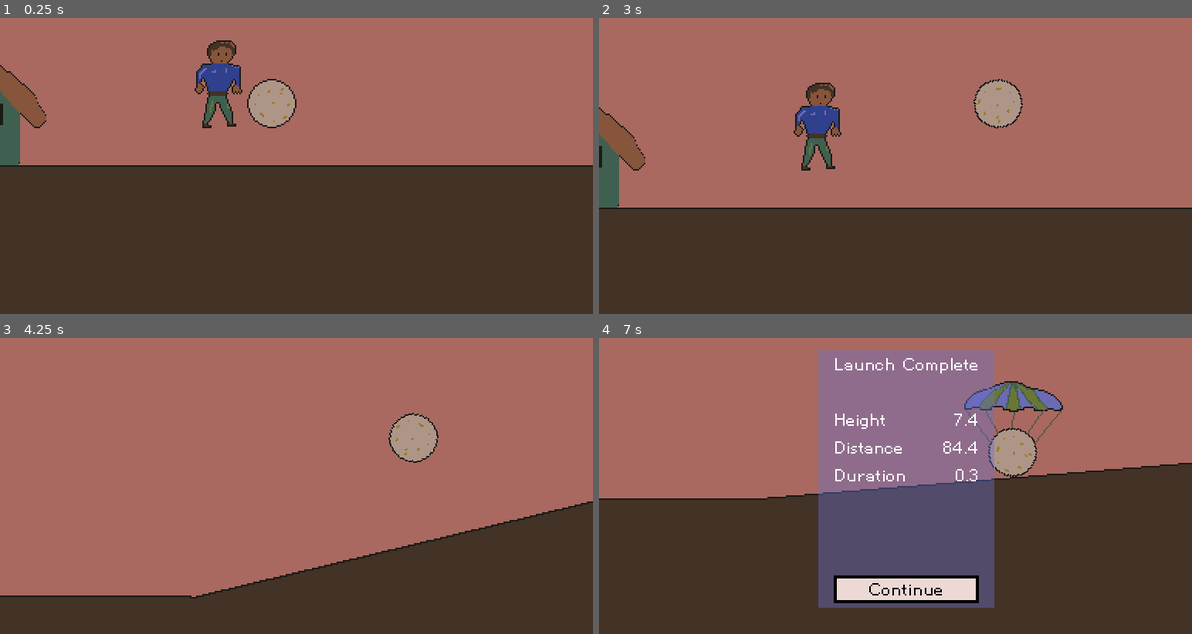
Above: before the commit, frames 1-4 (two rows, left to right).
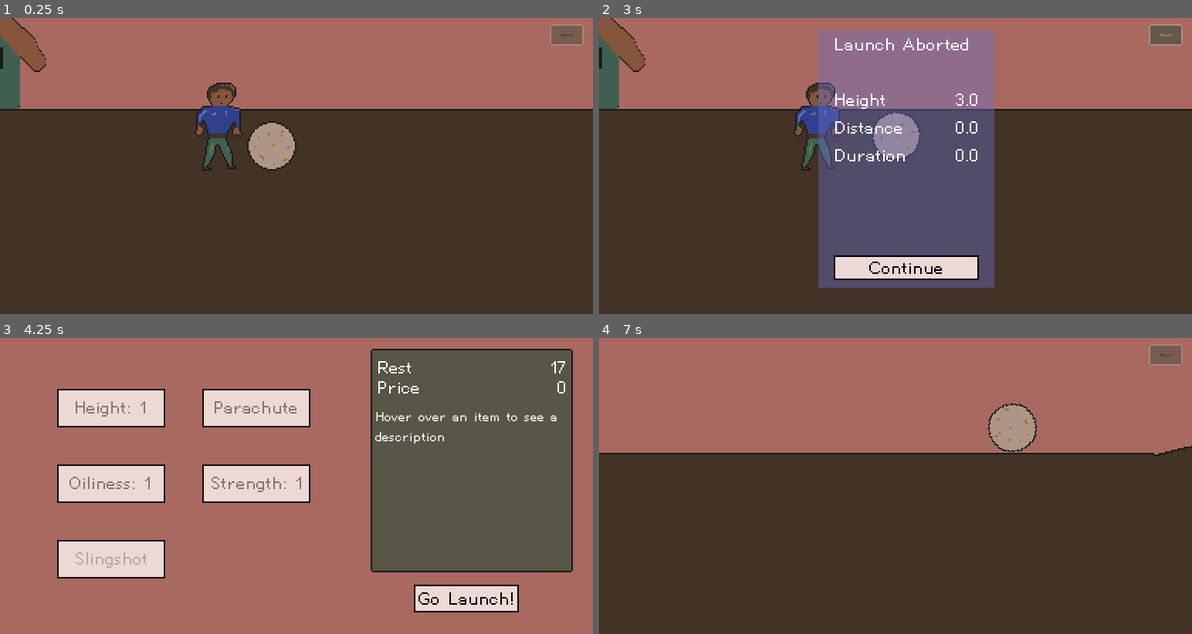
Above: after the commit, the same moments.

Repository: nolenroyalty/sisyphus-needs-a-nap
Game: Godot game, scene res://Flight/Flight.tscn
Same seed, same stepped clock (60 frames per second), same inputs: the game is played once before the commit and once after it.
Inputs (mouse positions are in pixels of both pictures, inside the frame that each line leads up to):
- Up to frame 1 (0.25 s): no input
- Up to frame 2 (3 s): click (1168, 35) at 0.5 s, where only the run after the commit has a clickable "Abort"; click (1168, 35) at 1.25 s, where only the run after the commit has a clickable "Abort"; click (1168, 35) at 2 s, where only the run after the commit has a clickable "Abort"; tap Enter (launch_boulder, bound only before the commit) at 2.75 s; move the mouse to (871, 103) at 2.77 s; tap Space (launch_boulder, bound only after the commit) at 2.85 s; click (871, 103) at 2.92 s
- Up to frame 3 (4.25 s): tap Enter (launch_boulder, bound only before the commit) at 3.05 s; click (308, 586) at 3.5 s, where only the run after the commit has a clickable "Continue"
- Up to frame 4 (7 s): click (1067, 598) at 4.25 s, where only the run after the commit has a clickable "Go Launch!"; move the mouse to (776, 500) at 5.02 s; tap Enter (launch_boulder, bound only before the commit) at 5.1, 6.05 s; click (776, 500) at 5.17 s; tap Space (launch_boulder, bound only after the commit) at 5.3, 6.6 s; move the mouse to (954, 420) at 5.77 s; tap 1 (deploy_parachute) at 5.85 s; click (954, 420) at 5.92 s; move the mouse to (865, 545) at 6.52 s; click (865, 545) at 6.67 s

The runs differ from the first frame. In frame 1, 23% of the frame differs, in the area x 0-100%, y 0-52%; in frame 2, 51%; in frame 3, 56%, in the area x 0-100%, y 3-100%; in frame 4, 36%.

Commit message:
add ability to abort, tweak balance

Diff:
--- a/Flight/Flight.gd
+++ b/Flight/Flight.gd
@@ -2,7 +2,7 @@
 
 
 export var GRAVITY = 120
-export var MAX_GRAVITY = 200
+export var MAX_GRAVITY = 300
 export var BOUNCE_PENALTY = 0.2
 
 export var BACKWARDS_ROLL_SPEED = 1.0
@@ -55,14 +55,24 @@
 
 func calculate_starting_velocity():
 	var starting_velocity = DEFAULT_STARTING_VELOCITY
-	var s = State.strength_level
-	while s:
-		starting_velocity *= STRENGTH_INCREASE_FACTOR
-		s -= 1
+	var multiplier = 1
+	match State.strength_level:
+		1: multiplier = 1.5
+		2: multiplier = 1.9
+		3: multiplier = 2.3
+		_:
+			print("Unknown strength level %d" % State.strength_level)
+
+	starting_velocity *= multiplier
 	return starting_velocity
 
 func set_positions_for_current_block_height():
-	var platform_offset = 64 * State.block_height
+	var b = State.block_height
+	var platform_offset = 0
+	while b > 0:
+		platform_offset += 21
+		if b % 3 == 0: platform_offset += 1
+		b -= 1
 	boulder.position.y -= platform_offset
 	player.position.y -= platform_offset
 
@@ -74,18 +84,26 @@
 	print("exited cave")
 	in_cave = false
 
-func update_state_for_testing():
-	if true:
-		State.has_slingshot = true
-		State.has_parachute = true
-		State.strength_level = 1
-		State.block_height = 1
+func freeze_and_display_scores(aborted):
+	scoreScreen.set_title(aborted)
+	launch_state = LAUNCH_STATE.FROZEN
+	scoreScreen.tween_scores(flightscore.max_height(),
+	 flightscore.max_distance(),
+	 flightscore.duration())
+	scoreScreen.visible = true
+	flightscore.reset_scores(boulder)
+	boulder.stop_animating()
+	State.launch_day += 1
+
+func handle_abort():
+	if launch_state != LAUNCH_STATE.LAUNCHED: return
+	freeze_and_display_scores(true)
 
 func _ready():
-	update_state_for_testing()
 	flightscore = FlightScore.new(boulder)
 	var _ignore = scoreScreen.connect("continue_pressed", self, "continue_pressed")
 	_ignore = bottom_bar.connect("parachute_deployed_via_click", self, "try_to_deploy_parachute_from_bottom_bar")
+	_ignore = bottom_bar.connect("abort_clicked", self, "handle_abort")
 	_ignore = boulder.connect("boulder_clicked", self, "handle_boulder_clicked")
 	# Make it easy to move the boulder around for testing purposes and then snap it
 	# back to where it needs to be when we aren't testing
@@ -146,12 +164,6 @@
 	# Reduce y a little bit no matter what, and by some extra, so that the ball doesn't feel
 	# too bouncey
 	velocity.y *= (1 - bounce_penalty)
-	# velocity.x *= (1 - x_bounce_penalty)
-
-	# if velocity.y < 0:
-	# 	# This can result in us bouncing more quickly in the cave when we are falling
-	# 	# so we skip it when y is negative.
-	# 	velocity.y *= (1 + y_bounce_bonus)
 
 func handle_boulder_clicked(vector_from_click_to_boulder_center):
 	if launch_state != LAUNCH_STATE.LAUNCHED:
@@ -300,12 +312,6 @@
 		reset_superbounce_state()
 
 		if should_freeze_after_this_bounce():
-			launch_state = LAUNCH_STATE.FROZEN
-			scoreScreen.tween_scores(flightscore.max_height(),
-			 flightscore.max_distance(),
-			 flightscore.duration())
-			scoreScreen.visible = true
-			flightscore.reset_scores(boulder)
-			boulder.stop_animating()
+			freeze_and_display_scores(false)
 	else:
 		apply_gravity(delta)
--- a/Flight/Flight.tscn
+++ b/Flight/Flight.tscn
@@ -201,7 +201,7 @@
 color = Color( 0.262745, 0.196078, 0.14902, 1 )
 
 [node name="ColorRect7" type="ColorRect" parent="Filler"]
-margin_left = 2960.0
+margin_left = 2958.0
 margin_top = 102.0
 margin_right = 13451.0
 margin_bottom = 1218.0
--- a/Shop/Config.gd
+++ b/Shop/Config.gd
@@ -2,24 +2,22 @@
 
 enum ITEM { BLOCK = 1, PARACHUTE = 2, OIL = 3, STRENGTH = 4, SLINGSHOT = 5}
 
-const MAX_BLOCK_HEIGHT = 10
+const MAX_BLOCK_HEIGHT = 9
 const MAX_OIL_LEVEL = 3
-const MAX_STRENGTH_LEVEL = 10
+const MAX_STRENGTH_LEVEL = 3
 
 static func next_block_cost():
 	# Learn to fly has each level approximately double, but with substantial jitter
 	# so that this isn't super obvious
 	match State.block_height:
-		0: return 50
-		1: return 75
-		2: return 160
-		3: return 350
-		4: return 750
-		5: return 1500
-		6: return 2000
-		7: return 3500
-		8: return 5000
-		9: return 6500
+		0: return 60
+		1: return 90
+		2: return 150
+		3: return 300
+		4: return 400
+		5: return 500
+		6: return 675
+		9: return 850
 		_:
 			print("unexpected current block height")
 			return 0
@@ -27,28 +25,45 @@
 static func next_strength_cost():
 	# We should update these numbers to diverge from block cost
 	match State.strength_level:
-		0: return 50
-		1: return 75
-		2: return 160
-		3: return 350
-		4: return 750
-		5: return 1500
-		6: return 2000
-		7: return 3500
-		8: return 5000
-		9: return 6500
+		0: return 100
+		1: return 450
+		2: return 1050
 		_:
 			print("unexpected current strength")
 			return 0
 
 static func next_oil_cost():
 	match State.oil_level:
-		0: return 30
-		1: return 300
-		2: return 2500
+		0: return 40
+		1: return 250
+		2: return 500
 		_:
 			print("unexpected current oil level")
 			return 0
+
+static func next_oil_description():
+	match State.oil_level:
+		0: return "Don't lose any speed on your first bounce"
+		1: return "Don't lose any speed on your first 2 bounces"
+		2: return "Don't lose any speed on your first 3 bounces"
+		_:
+			print("unexpected current oil level")
+			return "Oiliness: 0"
+
+static func description(kind) -> String:
+	match kind:
+		ITEM.BLOCK:
+			return "Launching the boulder from a higher height means it goes farther, right?"
+		ITEM.PARACHUTE:
+			return "Deploy with '1'.  Slows your descent but reduces your speed."
+		ITEM.OIL:
+			return next_oil_description()
+		ITEM.STRENGTH:
+			return "Get a little more swole and hit the boulder even farther"
+		ITEM.SLINGSHOT:
+			return "Click on the boulder to use. Allows you adjust the trajectory of the boulder slightly while it's in flight.  Comes with 4 shots."
+		_:
+			return "unknown"
 
 static func max_level (kind) -> int:
 	match kind:
@@ -81,7 +96,7 @@
 	return 250
 
 static func slingshot_cost():
-	return 250
+	return 500
 
 static func cost(kind) -> int:
 	match kind:
--- a/Shop/PurchaseButton.gd
+++ b/Shop/PurchaseButton.gd
@@ -3,13 +3,14 @@
 class_name PurchaseButton
 
 signal purchased
-signal hovered(cost)
-signal unhovered(cost)
+signal hovered(cost, description)
+signal unhovered
 const Config = preload("res://Shop/Config.gd")
 export(String, "Block", "Parachute", "Oil", "Strength", "Slingshot") var KIND
 
 var kind = null
 var current_cost = 0
+var current_description = ""
 
 func get_class():
 	return "PurchaseButton"
@@ -25,6 +26,7 @@
 	disabled = not Config.can_purchase(kind)
 	set_current_name()
 	set_current_cost()
+	current_description = Config.description(kind)
 
 func purchase():
 	var purchased = Config.purchase(kind)
@@ -44,10 +46,10 @@
 		_: assert(false, "Invalid kind: %s" % KIND)
 
 func hover():
-	emit_signal("hovered", current_cost)
+	emit_signal("hovered", current_cost, current_description)
 
 func unhover():
-	emit_signal("unhovered", 0)
+	emit_signal("unhovered")
 
 func _ready():
 	determine_kind()
--- a/Shop/Shop.gd
+++ b/Shop/Shop.gd
@@ -1,15 +1,22 @@
 extends Node2D
 
-onready var rest_label : Label = $Control/RestAndPrice/R/Rest
-onready var price_label : Label = $Control/RestAndPrice/P/Price
-onready var launch_button : Button = $Control/Launch
-onready var grid = $Control/Grid
+onready var rest_label : Label = $Info/RestAndPrice/R/Rest
+onready var price_label : Label = $Info/RestAndPrice/P/Price
+onready var launch_button : Button = $Launch
+onready var grid = $Grid
+onready var description_label : Label = $Info/Description
 
 func set_current_rest():
 	rest_label.text = "%d" % State.rest
 
-func set_current_price(price):
+func set_price_and_description(price, d):
 	price_label.text = "%d" % price
+	description_label.text = d
+
+func hovered(price, d): set_price_and_description(price, d)
+
+func unhovered():
+	set_price_and_description(0, "Hover over an item to see a description")
 
 func launch_pressed():
 	SceneChange.set_scene(SceneChange.SCENE_FLIGHT)
@@ -32,5 +39,5 @@
 
 	for button in buttons():
 		_ignore = button.connect("purchased", self, "purchased")
-		_ignore = button.connect("hovered", self, "set_current_price")
-		_ignore = button.connect("unhovered", self, "set_current_price")
+		_ignore = button.connect("hovered", self, "hovered")
+		_ignore = button.connect("unhovered", self, "unhovered")
--- a/Shop/Shop.tscn
+++ b/Shop/Shop.tscn
@@ -1,140 +1,145 @@
-[gd_scene load_steps=5 format=2]
+[gd_scene load_steps=8 format=2]
 
 [ext_resource path="res://Shop/Shop.gd" type="Script" id=1]
 [ext_resource path="res://Themes/Default.tres" type="Theme" id=2]
 [ext_resource path="res://Shop/PurchaseButton.tscn" type="PackedScene" id=3]
 [ext_resource path="res://Shop/PurchaseButton.gd" type="Script" id=4]
+[ext_resource path="res://Fonts/HelvetiPixel.ttf" type="DynamicFontData" id=5]
+[ext_resource path="res://Util/InfoBox.tscn" type="PackedScene" id=6]
+
+[sub_resource type="DynamicFont" id=1]
+size = 12
+font_data = ExtResource( 5 )
 
 [node name="ShopRoot" type="Node2D"]
 script = ExtResource( 1 )
 
-[node name="Control" type="Control" parent="."]
-margin_right = 384.0
-margin_bottom = 192.0
-size_flags_horizontal = 3
-size_flags_vertical = 3
+[node name="Launch" type="Button" parent="."]
+anchor_left = 1.0
+anchor_top = 1.0
+anchor_right = 1.0
+anchor_bottom = 1.0
+margin_left = 268.0
+margin_top = 160.0
+margin_right = 336.0
+margin_bottom = 178.0
 theme = ExtResource( 2 )
+text = "Go Launch!"
 
-[node name="RestAndPrice" type="VBoxContainer" parent="Control"]
-margin_left = 45.0
-margin_top = 15.0
-margin_right = 116.0
-margin_bottom = 42.0
+[node name="Grid" type="GridContainer" parent="."]
+anchor_right = 1.0
+anchor_bottom = 1.0
+margin_left = 37.0
+margin_top = 9.0
+margin_right = 201.0
+margin_bottom = 180.0
+custom_constants/vseparation = 24
+custom_constants/hseparation = 24
+columns = 2
+
+[node name="Spacer3" type="Control" parent="Grid"]
+margin_right = 70.0
+
+[node name="Spacer4" type="Control" parent="Grid"]
+margin_left = 94.0
+margin_right = 164.0
+
+[node name="Height" parent="Grid" instance=ExtResource( 3 )]
+margin_top = 24.0
+margin_right = 70.0
+margin_bottom = 49.0
+text = "Height"
+
+[node name="Parachute" parent="Grid" instance=ExtResource( 3 )]
+margin_left = 94.0
+margin_top = 24.0
+margin_right = 164.0
+margin_bottom = 49.0
+text = "Parachute"
+KIND = "Parachute"
+
+[node name="Oil" parent="Grid" instance=ExtResource( 3 )]
+margin_top = 73.0
+margin_right = 70.0
+margin_bottom = 98.0
+text = "Oil"
+KIND = "Oil"
+
+[node name="Strength" parent="Grid" instance=ExtResource( 3 )]
+margin_left = 94.0
+margin_top = 73.0
+margin_right = 164.0
+margin_bottom = 98.0
+text = "Strength"
+KIND = "Strength"
+
+[node name="PurchaseButton" type="Button" parent="Grid"]
+margin_top = 122.0
+margin_right = 70.0
+margin_bottom = 147.0
+rect_min_size = Vector2( 70, 25 )
+focus_mode = 0
+theme = ExtResource( 2 )
+enabled_focus_mode = 0
+text = "Slingshot"
+script = ExtResource( 4 )
+KIND = "Slingshot"
+
+[node name="Info" parent="." instance=ExtResource( 6 )]
+margin_left = 240.0
+margin_top = 7.0
+margin_right = 371.0
+margin_bottom = 152.0
+
+[node name="RestAndPrice" type="VBoxContainer" parent="Info"]
+margin_left = 4.0
+margin_top = 5.0
+margin_right = 127.0
+margin_bottom = 32.0
 custom_constants/separation = -1
 
-[node name="R" type="HBoxContainer" parent="Control/RestAndPrice"]
-margin_right = 71.0
+[node name="R" type="HBoxContainer" parent="Info/RestAndPrice"]
+margin_right = 123.0
 margin_bottom = 14.0
 
-[node name="Name" type="Label" parent="Control/RestAndPrice/R"]
+[node name="Name" type="Label" parent="Info/RestAndPrice/R"]
 margin_right = 23.0
 margin_bottom = 14.0
 text = "Rest"
 
-[node name="Rest" type="Label" parent="Control/RestAndPrice/R"]
+[node name="Rest" type="Label" parent="Info/RestAndPrice/R"]
 margin_left = 27.0
-margin_right = 71.0
+margin_right = 123.0
 margin_bottom = 14.0
 grow_horizontal = 0
 size_flags_horizontal = 3
 text = "755"
 align = 2
 
-[node name="P" type="HBoxContainer" parent="Control/RestAndPrice"]
+[node name="P" type="HBoxContainer" parent="Info/RestAndPrice"]
 margin_top = 13.0
-margin_right = 71.0
+margin_right = 123.0
 margin_bottom = 27.0
 
-[node name="Name" type="Label" parent="Control/RestAndPrice/P"]
+[node name="Name" type="Label" parent="Info/RestAndPrice/P"]
 margin_right = 28.0
 margin_bottom = 14.0
 text = "Price"
 
-[node name="Price" type="Label" parent="Control/RestAndPrice/P"]
+[node name="Price" type="Label" parent="Info/RestAndPrice/P"]
 margin_left = 32.0
-margin_right = 71.0
+margin_right = 123.0
 margin_bottom = 14.0
 grow_horizontal = 0
 size_flags_horizontal = 3
 text = "0"
 align = 2
 
-[node name="Grid" type="GridContainer" parent="Control"]
-anchor_right = 1.0
-anchor_bottom = 1.0
-margin_left = 45.0
-margin_top = 15.0
-margin_right = -50.0
-margin_bottom = -29.0
-custom_constants/vseparation = 24
-custom_constants/hseparation = 24
-columns = 2
-
-[node name="Spacer" type="Control" parent="Control/Grid"]
-margin_right = 70.0
-
-[node name="Spacer2" type="Control" parent="Control/Grid"]
-margin_left = 94.0
-margin_right = 164.0
-
-[node name="Spacer3" type="Control" parent="Control/Grid"]
-margin_top = 24.0
-margin_right = 70.0
-margin_bottom = 24.0
-
-[node name="Spacer4" type="Control" parent="Control/Grid"]
-margin_left = 94.0
-margin_top = 24.0
-margin_right = 164.0
-margin_bottom = 24.0
-
-[node name="Height" parent="Control/Grid" instance=ExtResource( 3 )]
-margin_top = 48.0
-margin_right = 70.0
-margin_bottom = 73.0
-text = "Height"
-
-[node name="Parachute" parent="Control/Grid" instance=ExtResource( 3 )]
-margin_left = 94.0
-margin_top = 48.0
-margin_right = 164.0
-margin_bottom = 73.0
-text = "Parachute"
-KIND = "Parachute"
-
-[node name="Oil" parent="Control/Grid" instance=ExtResource( 3 )]
-margin_top = 97.0
-margin_right = 70.0
-margin_bottom = 122.0
-text = "Oil"
-KIND = "Oil"
-
-[node name="Strength" parent="Control/Grid" instance=ExtResource( 3 )]
-margin_left = 94.0
-margin_top = 97.0
-margin_right = 164.0
-margin_bottom = 122.0
-text = "Strength"
-KIND = "Strength"
-
-[node name="PurchaseButton" type="Button" parent="Control/Grid"]
-margin_top = 146.0
-margin_right = 70.0
-margin_bottom = 171.0
-rect_min_size = Vector2( 70, 25 )
-focus_mode = 0
-enabled_focus_mode = 0
-text = "Slingshot"
-script = ExtResource( 4 )
-KIND = "Slingshot"
-
-[node name="Launch" type="Button" parent="Control"]
-anchor_left = 1.0
-anchor_top = 1.0
-anchor_right = 1.0
-anchor_bottom = 1.0
-margin_left = -75.0
-margin_top = -28.0
-margin_right = -10.0
-margin_bottom = -10.0
-text = "Go Launch"
+[node name="Description" type="Label" parent="Info"]
+margin_left = 3.0
+margin_top = 39.0
+margin_right = 128.0
+margin_bottom = 141.0
+custom_fonts/font = SubResource( 1 )
+text = "Hover over an item to see a description"
+autowrap = true
--- a/State/State.gd
+++ b/State/State.gd
@@ -5,8 +5,9 @@
 var oil_level = 0
 var has_parachute = false
 var has_slingshot = false
-# var has_parachute = true
 var strength_level = 0
+var launch_day = 1
+var testing_level = 0
 
 func add_rest(amount : int):
 	rest += amount
@@ -20,6 +21,14 @@
 		return true
 	return false
 
+func set_test_values():
+	if testing_level:
+		has_slingshot = true
+		has_parachute = true
+		strength_level = testing_level
+		block_height = testing_level
+		oil_level = testing_level
+
 func _ready():
-	# has_slingshot = true
+	set_test_values()
 	pass
--- a/Themes/Default.tres
+++ b/Themes/Default.tres
@@ -7,42 +7,42 @@
 
 [sub_resource type="StyleBoxFlat" id=5]
 bg_color = Color( 0.92549, 0.85098, 0.839216, 1 )
-border_width_left = 2
-border_width_top = 2
-border_width_right = 2
-border_width_bottom = 2
+border_width_left = 1
+border_width_top = 1
+border_width_right = 1
+border_width_bottom = 1
 border_color = Color( 0, 0, 0, 0.882353 )
 
 [sub_resource type="StyleBoxFlat" id=6]
 bg_color = Color( 0.13, 0.11986, 0.1183, 1 )
-border_width_left = 2
-border_width_top = 2
-border_width_right = 2
-border_width_bottom = 2
+border_width_left = 1
+border_width_top = 1
+border_width_right = 1
+border_width_bottom = 1
 border_color = Color( 0, 0, 0, 1 )
 
 [sub_resource type="StyleBoxFlat" id=7]
 bg_color = Color( 0.46, 0.440067, 0.437, 1 )
-border_width_left = 2
-border_width_top = 2
-border_width_right = 2
-border_width_bottom = 2
+border_width_left = 1
+border_width_top = 1
+border_width_right = 1
+border_width_bottom = 1
 border_color = Color( 0, 0, 0, 1 )
 
 [sub_resource type="StyleBoxFlat" id=3]
 bg_color = Color( 0.92549, 0.85098, 0.839216, 1 )
-border_width_left = 2
-border_width_top = 2
-border_width_right = 2
-border_width_bottom = 2
+border_width_left = 1
+border_width_top = 1
+border_width_right = 1
+border_width_bottom = 1
 border_color = Color( 0, 0, 0, 1 )
 
 [sub_resource type="StyleBoxFlat" id=4]
 bg_color = Color( 0.2, 0.182, 0.184531, 1 )
-border_width_left = 2
-border_width_top = 2
-border_width_right = 2
-border_width_bottom = 2
+border_width_left = 1
+border_width_top = 1
+border_width_right = 1
+border_width_bottom = 1
 border_color = Color( 0, 0, 0, 1 )
 
 [sub_resource type="DynamicFont" id=2]
--- a/UI/FlightBottomBar.gd
+++ b/UI/FlightBottomBar.gd
@@ -3,11 +3,13 @@
 class_name FlightBottomBar
 
 signal parachute_deployed_via_click
+signal abort_clicked
 
 onready var landmark_label : Label = $LandmarkLabel
 onready var landmark_arrow : Sprite = $LandmarkArrow
 onready var parachute_gadget = $Gadgets/ParachuteIcon
 onready var slingshot_gadget = $Gadgets/SlingshotIcon
+onready var abort_button = $AbortButton
 
 func display_landmark(landmark, distance, angle):
 	landmark_label.show()
@@ -30,6 +32,9 @@
 func propagate_parachute_deploy():
 	emit_signal("parachute_deployed_via_click")
 
+func abort():
+	emit_signal("abort_clicked")
+
 func set_slingshot_ammo(ammo):
 	slingshot_gadget.set_ammo(ammo)
 
@@ -42,3 +47,4 @@
 	hide_landmark()
 
 	var _ignore = parachute_gadget.connect("parachute_deployed_via_click", self, "propagate_parachute_deploy")
+	_ignore = abort_button.connect("pressed", self, "abort")
--- a/UI/FlightBottomBar.tscn
+++ b/UI/FlightBottomBar.tscn
@@ -1,9 +1,15 @@
-[gd_scene load_steps=5 format=2]
+[gd_scene load_steps=8 format=2]
 
 [ext_resource path="res://UI/FlightBottomBar.gd" type="Script" id=1]
 [ext_resource path="res://UI/Sprites/ArrowRight.png" type="Texture" id=2]
 [ext_resource path="res://UI/ParachuteIcon.tscn" type="PackedScene" id=3]
 [ext_resource path="res://UI/SlingshotIcon.tscn" type="PackedScene" id=4]
+[ext_resource path="res://Fonts/HelvetiPixel.ttf" type="DynamicFontData" id=5]
+[ext_resource path="res://UI/Resources/NinepatchStyle.tres" type="StyleBox" id=6]
+
+[sub_resource type="DynamicFont" id=1]
+size = 4
+font_data = ExtResource( 5 )
 
 [node name="FlightBottomBar" type="CanvasLayer"]
 script = ExtResource( 1 )
@@ -36,3 +42,17 @@
 [node name="SlingshotIcon" parent="Gadgets" instance=ExtResource( 4 )]
 margin_left = 46.0
 margin_right = 46.0
+
+[node name="AbortButton" type="Button" parent="."]
+modulate = Color( 1, 1, 1, 0.607843 )
+margin_left = 356.0
+margin_top = 4.0
+margin_right = 378.0
+margin_bottom = 18.0
+custom_fonts/font = SubResource( 1 )
+custom_styles/hover = ExtResource( 6 )
+custom_styles/pressed = ExtResource( 6 )
+custom_styles/focus = ExtResource( 6 )
+custom_styles/disabled = ExtResource( 6 )
+custom_styles/normal = ExtResource( 6 )
+text = "Abort"
--- /dev/null
+++ b/UI/Resources/NinepatchStyle.tres
@@ -0,0 +1,11 @@
+[gd_resource type="StyleBoxTexture" load_steps=2 format=2]
+
+[ext_resource path="res://UI/Sprites/ninepatch-simple.png" type="Texture" id=1]
+
+[resource]
+texture = ExtResource( 1 )
+region_rect = Rect2( 0, 0, 15, 14.9237 )
+margin_left = 5.0
+margin_right = 5.0
+margin_top = 5.0
+margin_bottom = 5.0
--- a/UI/ScoreModal.gd
+++ b/UI/ScoreModal.gd
@@ -14,6 +14,7 @@
 onready var rest_text : Label = $Control/VBoxContainer/RestContainer/Text/Text
 onready var rest_value : Label = $Control/VBoxContainer/RestContainer/Value/Value
 onready var rest_tween : Tween = $RestTween
+onready var Title = $Control/VBoxContainer/Title
 
 var was_tweening = false
 
@@ -40,6 +41,10 @@
 	  Tween.EASE_IN)
 
 	_ignore = rest_tween.start()
+
+func set_title(aborted):
+	if aborted: Title.text = "Launch Aborted"
+	else: Title.text = "Launch Completed"
 
 func tween_scores(height_, distance_, duration_):
 	set_rest_visibility(0)
--- a/UI/ScoreModal.tscn
+++ b/UI/ScoreModal.tscn
@@ -130,7 +130,7 @@
 [node name="ContinueButton" type="Button" parent="Control/VBoxContainer"]
 margin_top = 144.0
 margin_right = 105.0
-margin_bottom = 162.0
+margin_bottom = 160.0
 theme = ExtResource( 2 )
 text = "Continue"
 
--- /dev/null
+++ b/Util/InfoBox.tscn
@@ -0,0 +1,12 @@
+[gd_scene load_steps=2 format=2]
+
+[ext_resource path="res://Util/Sprites/ninepatch-dark.png" type="Texture" id=1]
+
+[node name="NinePatchRect" type="NinePatchRect"]
+margin_right = 55.0
+margin_bottom = 41.0
+texture = ExtResource( 1 )
+patch_margin_left = 5
+patch_margin_top = 5
+patch_margin_right = 5
+patch_margin_bottom = 5
--- a/project.godot
+++ b/project.godot
@@ -107,7 +107,7 @@
 
 launch_boulder={
 "deadzone": 0.5,
-"events": [ Object(InputEventKey,"resource_local_to_scene":false,"resource_name":"","device":0,"alt":false,"shift":false,"control":false,"meta":false,"command":false,"pressed":false,"scancode":16777221,"physical_scancode":0,"unicode":0,"echo":false,"script":null)
+"events": [ Object(InputEventKey,"resource_local_to_scene":false,"resource_name":"","device":0,"alt":false,"shift":false,"control":false,"meta":false,"command":false,"pressed":false,"scancode":32,"physical_scancode":0,"unicode":0,"echo":false,"script":null)
  ]
 }
 superbounce={
@@ -139,6 +139,7 @@
 [rendering]
 
 quality/driver/driver_name="GLES2"
+2d/snapping/use_gpu_pixel_snap=true
 vram_compression/import_etc=true
 vram_compression/import_etc2=false
 2d/options/ninepatch_mode=0
Binary file added: Util/Sprites/ninepatch-dark.png
Not shown, added: Util/Sprites/ninepatch-dark.png.import
